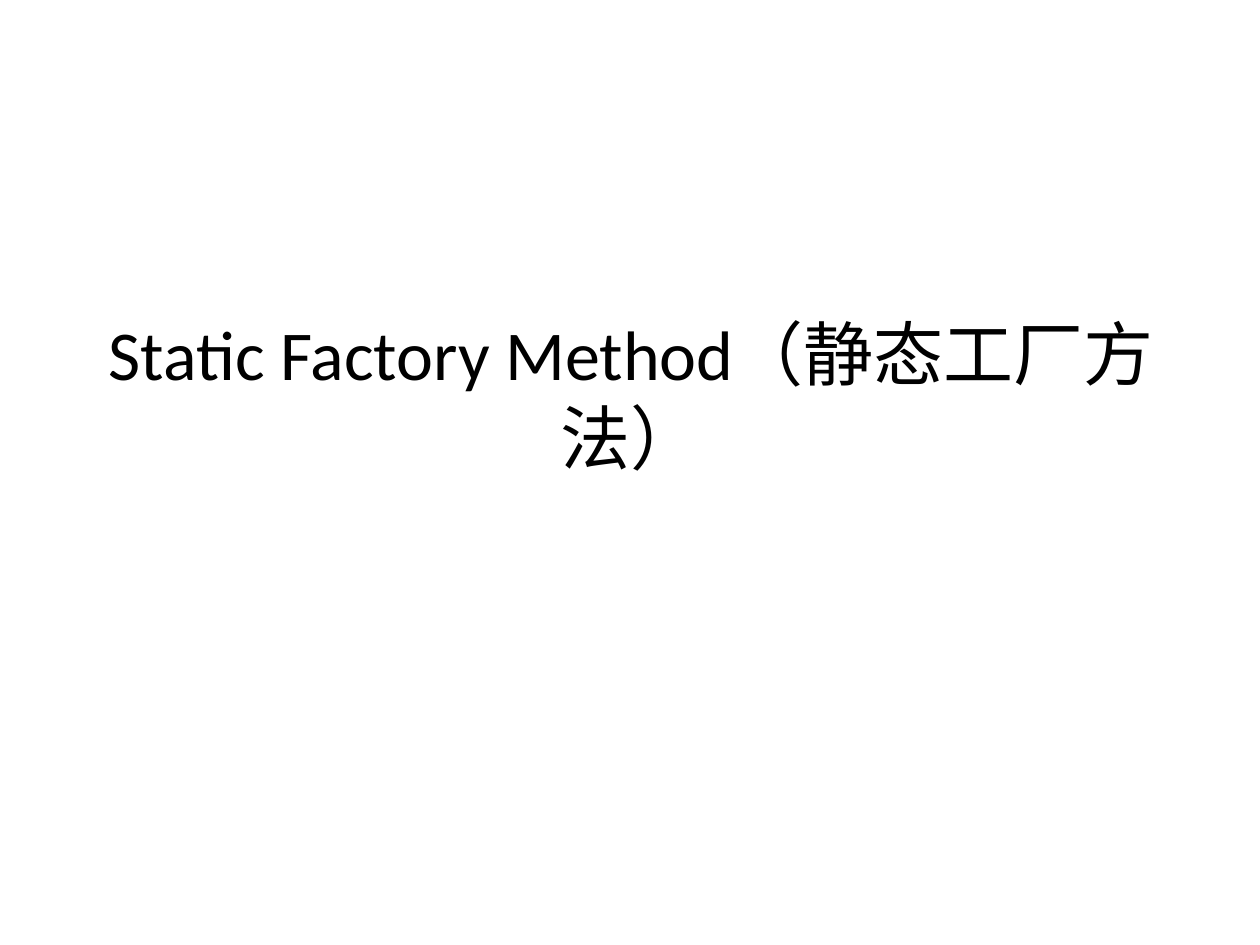
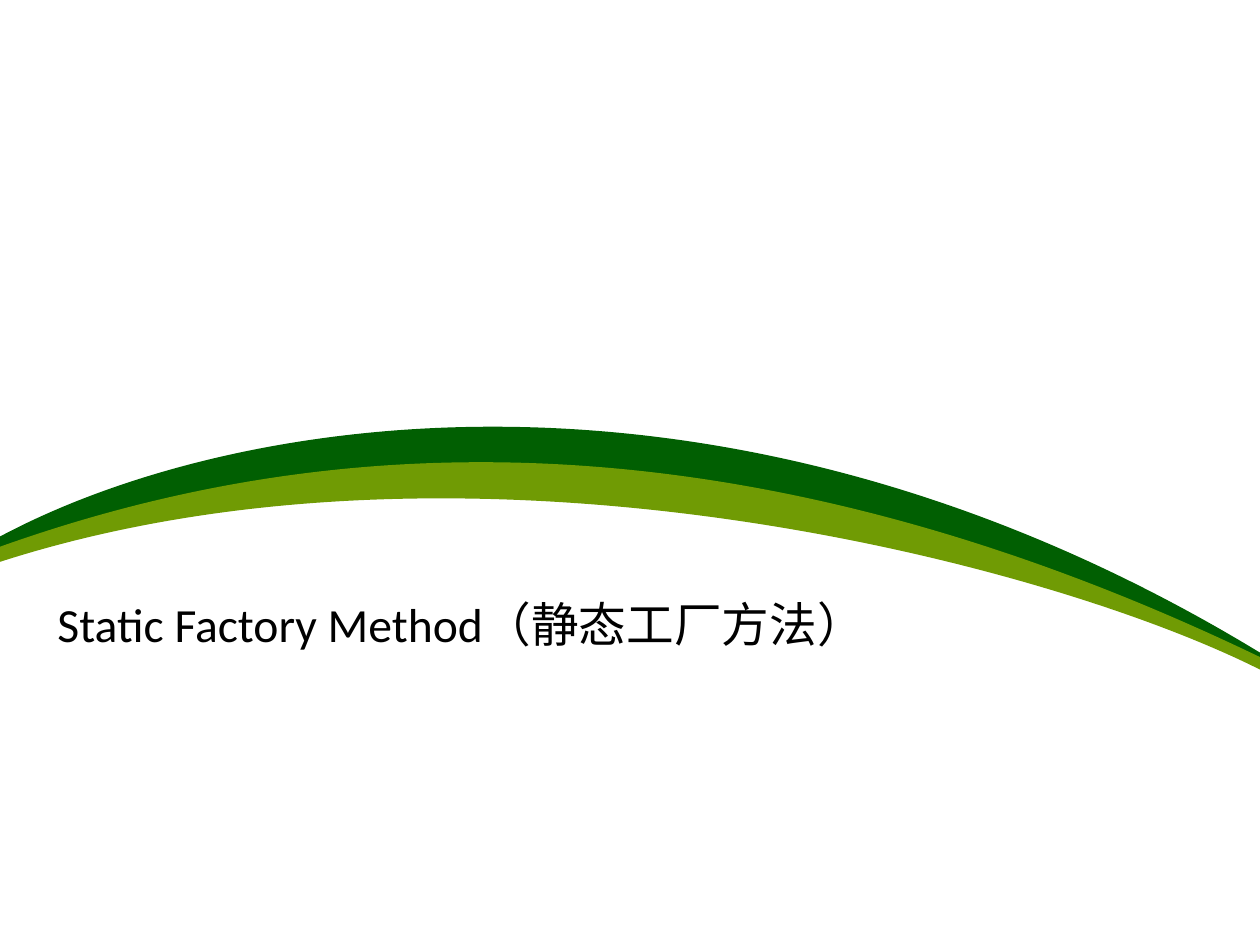
Before and after one commit to PlumpMath/DesignPattern-108, a slide deck: slide 19 of doc/Design Pattern.ppt (slide 17 before the commit). Drawn at 1260x945 pixels with LibreOffice and Linux fonts; fonts in the diff are those of the drawing. Boxes give left, top, right and bottom in pixels: in the first picture for what was removed or moved away, otherwise in the second. Text is boxed around its words. In the diff, an @@ line names an element or a change of style, - is before the commit and + after.

```diff
--- a/doc/Design Pattern.ppt
+++ b/doc/Design Pattern.ppt
@@ freeform shape added at [0,427,1260,660], fill #015F02 @@
@@ freeform shape added at [0,462,1260,670], fill #709B04 @@
@@ text "Static Factory Method（静态工厂方法）": place and size @@
-text "Static Factory Method（静态工厂方法）" at [109,322,1154,471]
+text "Static Factory Method（静态工厂方法）" at [57,602,865,650]
@@ text "Static Factory Method（静态工厂方法）" at [57,602,865,650]: size 40 to 27.2 pt; alignment centre to justified @@
```
Also in this commit, not shown: 10 other slides changed, 2 slides added.
